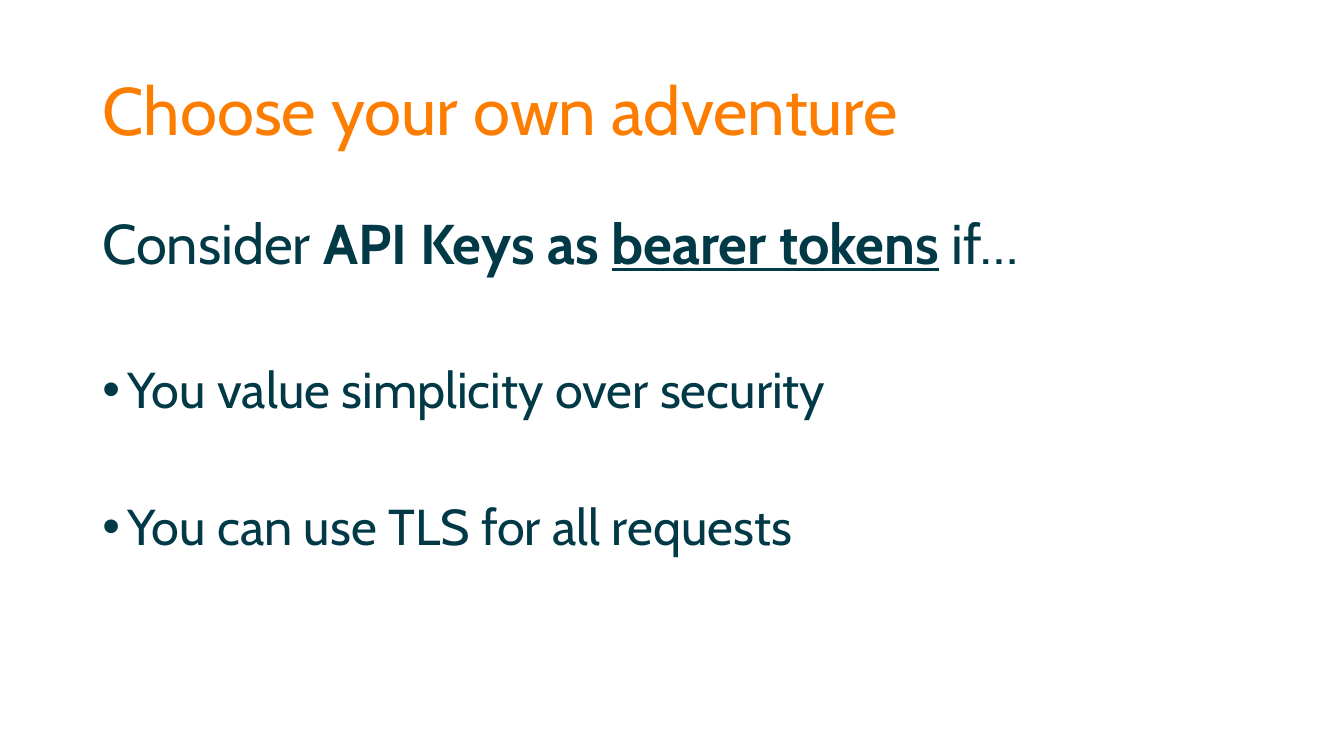
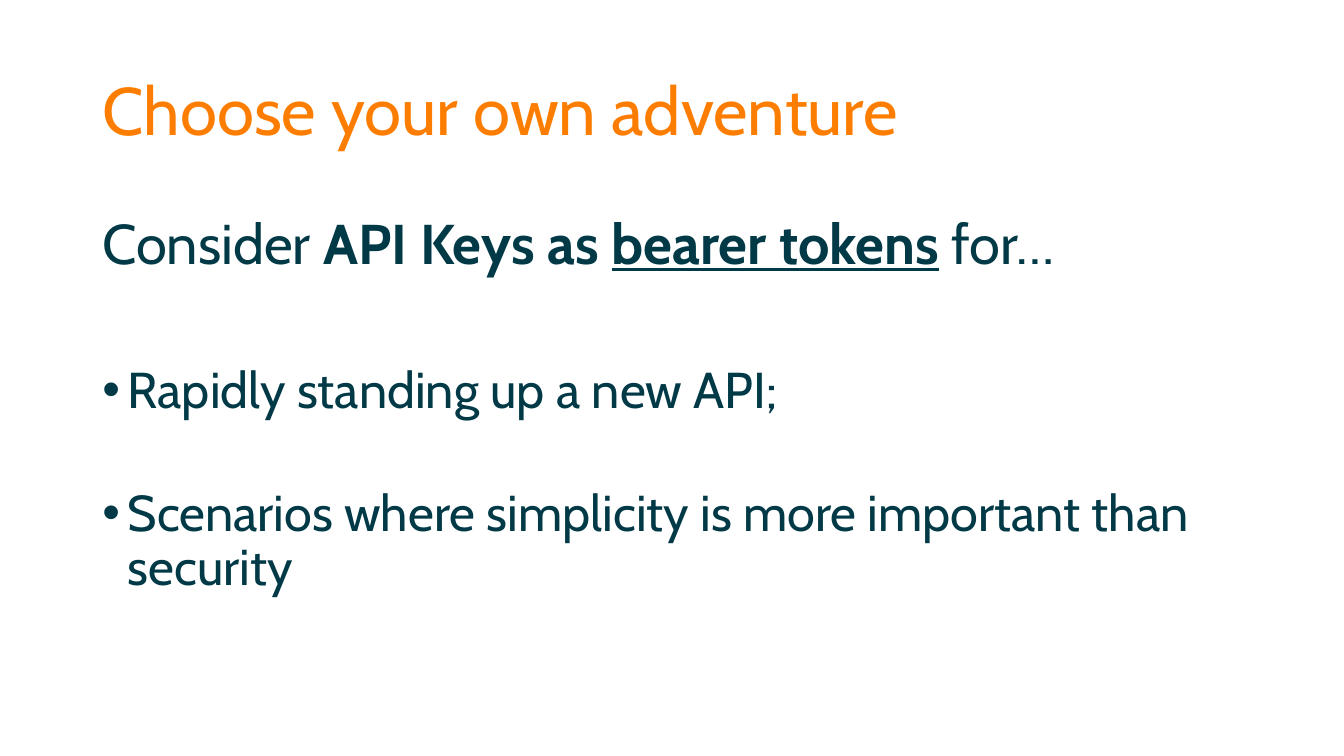
Before and after one commit to spetryjohnson/Securing-Your-API-Endpoints, a slide deck: slide 76 of Securing Your API Endpoints.pptx (slide 73 before the commit). Drawn at 1344x756 pixels with LibreOffice and Linux fonts; fonts in the diff are those of the drawing. Boxes give left, top, right and bottom in pixels: in the first picture for what was removed or moved away, otherwise in the second. Text is boxed around its words. In the diff, an @@ line names an element or a change of style, - is before the commit and + after.

```diff
--- a/Securing Your API Endpoints.pptx
+++ b/Securing Your API Endpoints.pptx
@@ text at [102, 222, 1189, 596]: text changed @@
-Consider API Keys as bearer tokens if…
-• You value simplicity over security
-• You can use TLS for all requests
+Consider API Keys as bearer tokens for…
+• Rapidly standing up a new API;
+• Scenarios where simplicity is more important than security
```
Also in this commit, not shown: 19 other slides changed, 3 slides added, 3 other files.
